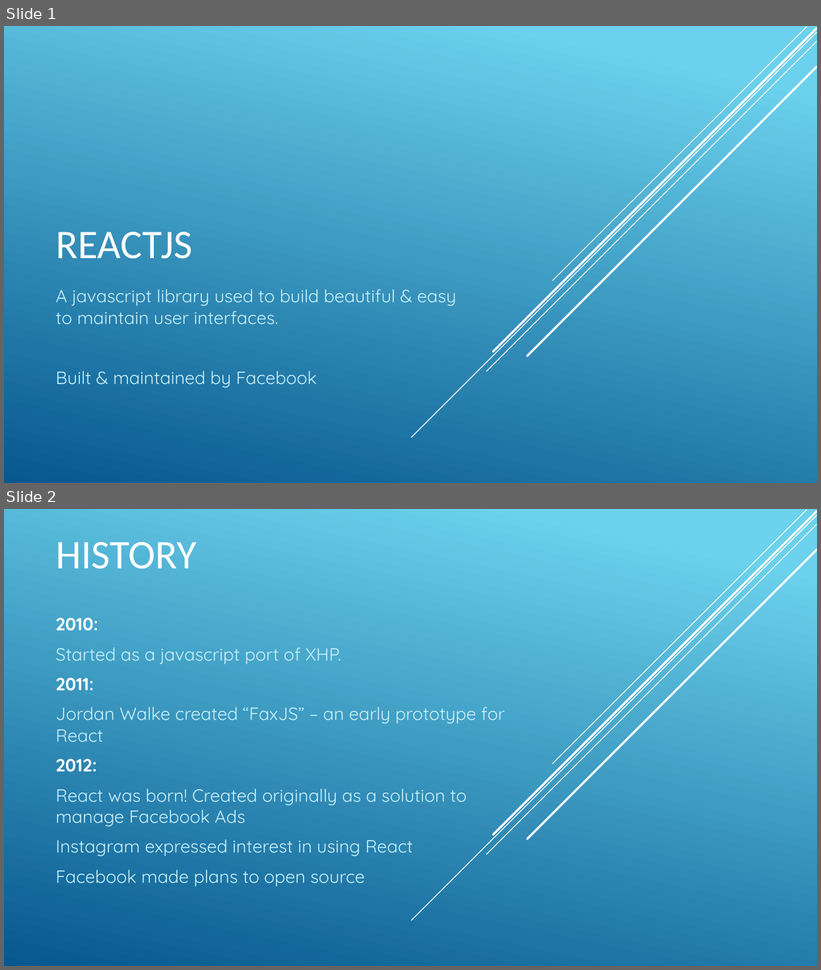
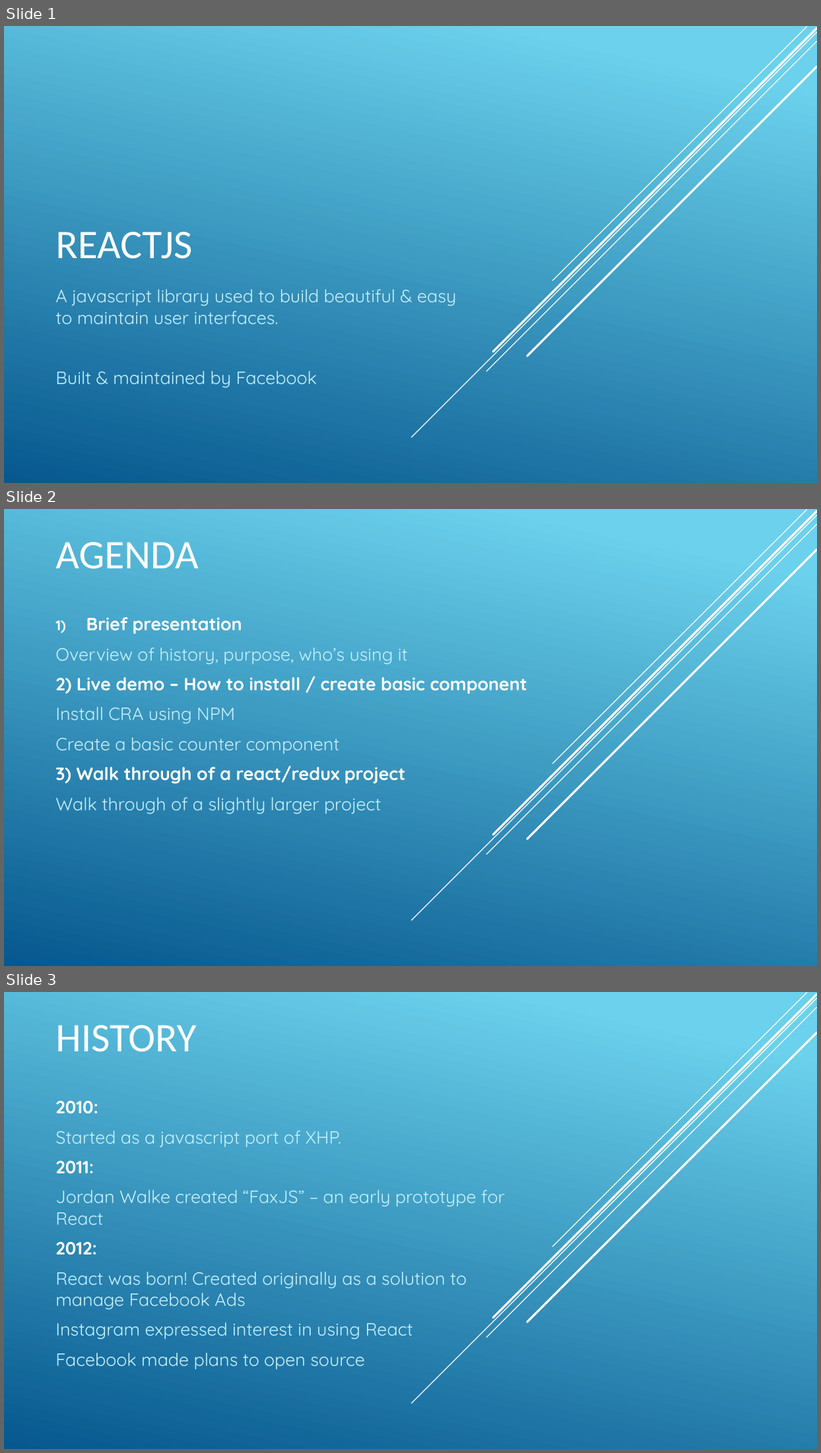
Before and after one commit to HaydenBruin/Crypto-React-Redux, a slide deck: reactjs-introduction.pptx. Shown one above the other, each under a label of ours: slides 1 and 2 before the commit, slides 1, 2 and 3 after it. The pictures are 821x970 and 821x1453 pixels, drawn with LibreOffice and Linux fonts; fonts in the diff are those of the drawing; background and template pictures are left out. Boxes give left, top, right and bottom in pixels: in the first picture for what was removed or moved away, otherwise in the second. Text is boxed around its words. In the diff, an @@ line names an element or a change of style, - is before the commit and + after.

Commit message:
Updating presentation on react

```diff
--- a/reactjs-introduction.pptx
+++ b/reactjs-introduction.pptx
@@ slide 2 added at [4,509,817,966], background gradient #6ED2EB to #06588E; not listed: 5 template elements that a slide beside it also shows @@
@@ title added at [55,542,198,569], 48 pt, text #FFFFFF @@
+AGENDA
@@ subtitle added at [55,617,527,815], 21 pt, text #C8F1FB @@
+1) Brief presentation
+Overview of history, purpose, who’s using it
+2) Live demo – How to install / create basic component
+Install CRA using NPM
+Create a basic counter component
+3) Walk through of a react/redux project
+Walk through of a slightly larger project
@@ what was slide 2 is now slide 3 @@
```
Also in this commit, not shown: 2 slides changed, 2 slides removed.
